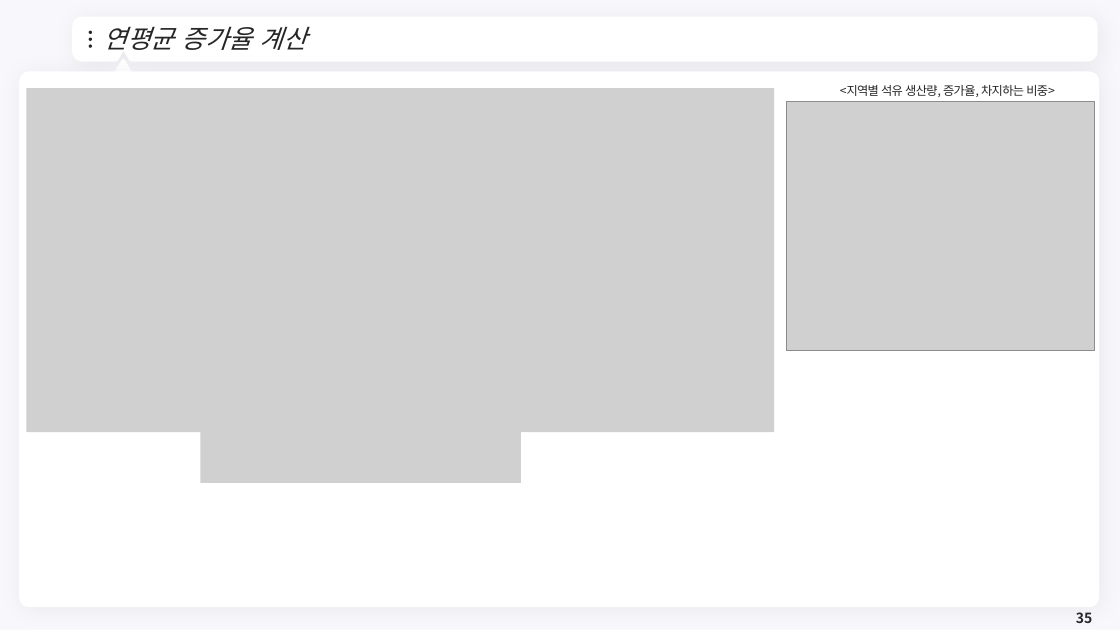
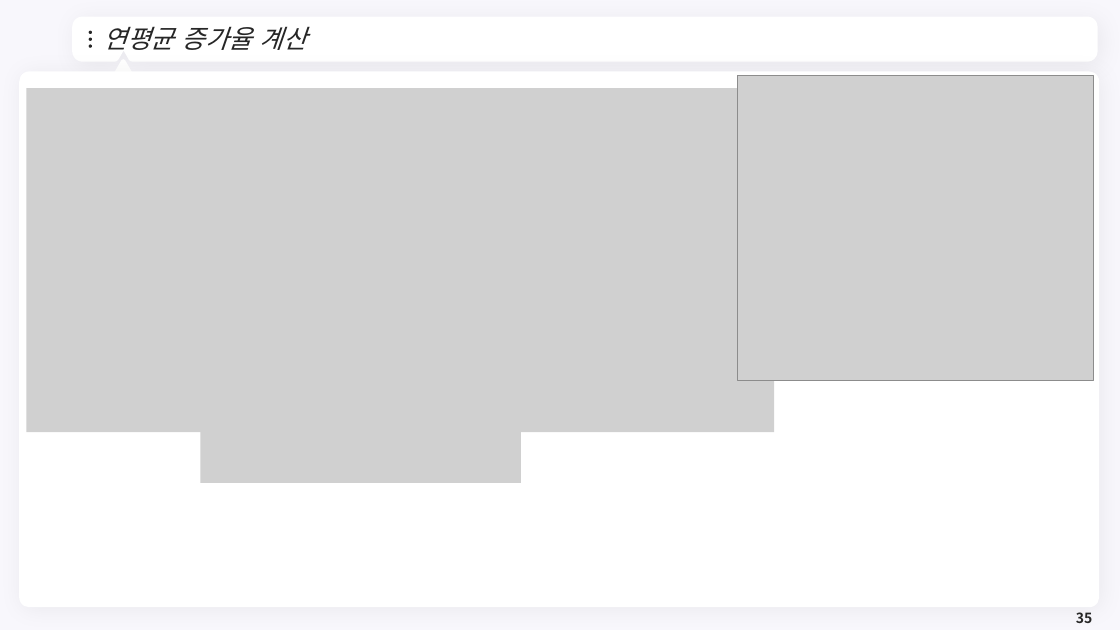
Before and after one commit to meandthey/Teaching, a slide deck: slide 35 of 에너지경제학/자원에너지경제학_Chapter_3 (석유).pptx. Drawn at 1120x630 pixels with LibreOffice and Linux fonts; fonts in the diff are those of the drawing; grey boxes stand for pictures; background and template pictures are left out. Boxes give left, top, right and bottom in pixels: in the first picture for what was removed or moved away, otherwise in the second. Text is boxed around its words. In the diff, an @@ line names an element or a change of style, - is before the commit and + after.

```diff
--- a/에너지경제학/자원에너지경제학_Chapter_3 (석유).pptx
+++ b/에너지경제학/자원에너지경제학_Chapter_3 (석유).pptx
@@ picture: place and size @@
-picture at [787, 102, 1096, 350]
+picture at [738, 76, 1094, 381]
@@ text removed at [840, 85, 1055, 97] @@
-<지역별 석유 생산량, 증가율, 차지하는 비중>
```
Also in this commit, not shown: 4 other slides changed, 8 other files.
